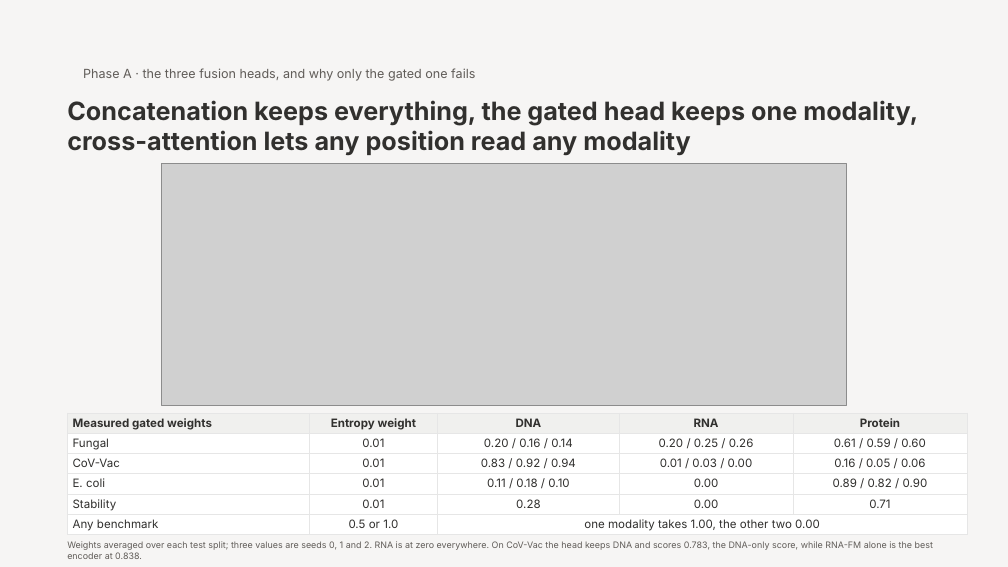
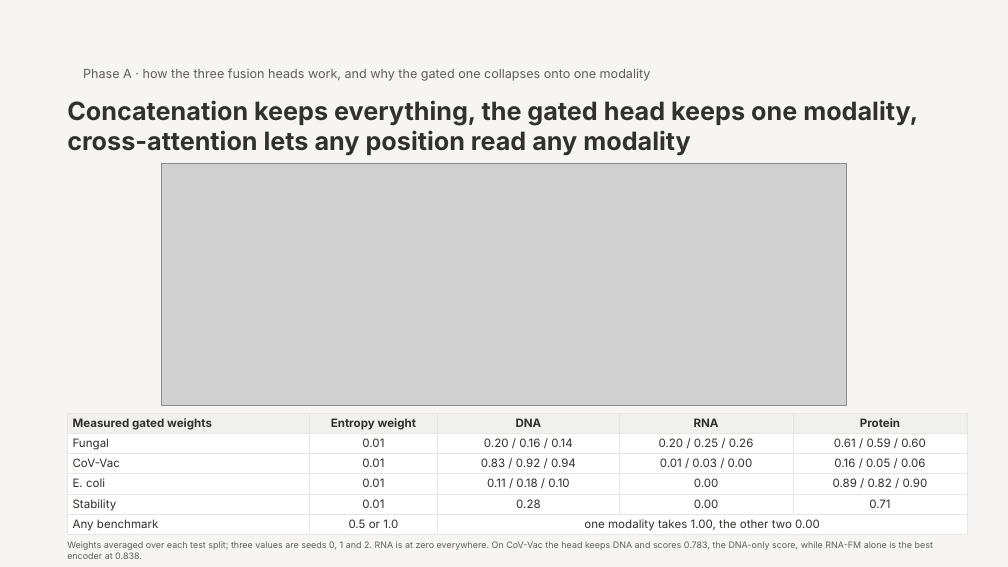
Before and after one commit to jtmckinley4/multimodal-bio-fusion, a slide deck: slide 6 of docs/notes/Slides/Mina_Progress_Slides_2026-10-22.pptx. Drawn at 1008x567 pixels with LibreOffice and Linux fonts; fonts in the diff are those of the drawing; grey boxes stand for pictures. Boxes give left, top, right and bottom in pixels: in the first picture for what was removed or moved away, otherwise in the second. Text is boxed around its words. In the diff, an @@ line names an element or a change of style, - is before the commit and + after.

```diff
--- a/docs/notes/Slides/Mina_Progress_Slides_2026-10-22.pptx
+++ b/docs/notes/Slides/Mina_Progress_Slides_2026-10-22.pptx
@@ text at box(83, 68, 651, 81): text changed @@
-Phase A · the three fusion heads, and why only the gated one fails
+Phase A · how the three fusion heads work, and why the gated one collapses onto one modality
```
Also in this commit, not shown: 2 other files.
